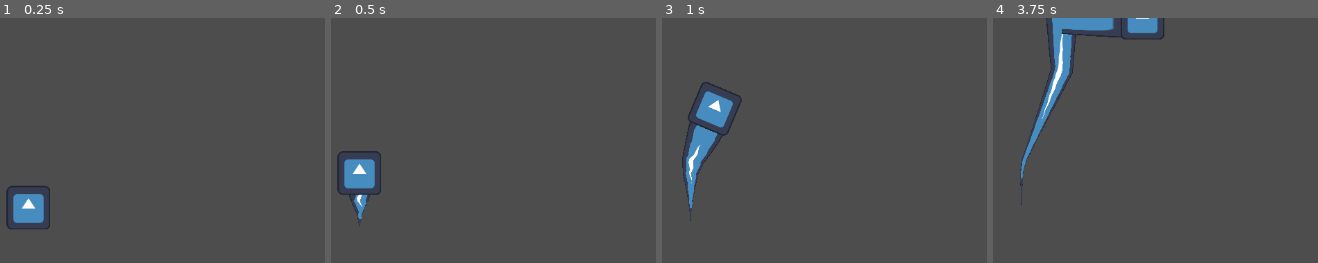
Above: before the commit, frames 1-4 (left to right).
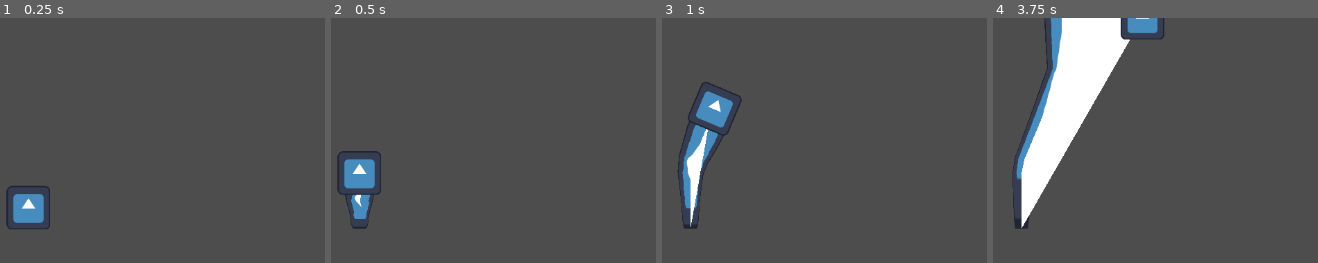
Above: after the commit, the same moments.

Repository: tylercchase/gmtk-2025
Game: Godot game, scene res://src/main.tscn
Two runs of this game, one before a commit and one after it. Both use one fixed random seed, a clock stepped at 60 frames per second and the inputs below. The engine's default icon, where the game draws it, is replaced by a stand-in: a white triangle on a blue panel in a dark square.
Inputs:
- Up to frame 1 (0.25 s): no input
- Up to frame 2 (0.5 s): no input
- Up to frame 3 (1 s): hold D (move_right) from 0.53 s (still down)
- Up to frame 4 (3.75 s): release D (move_right) at 1.28 s; hold A (move_left) 1.28-2.03 s; tap Enter at 2 s; hold D (move_right) 2.03-3.53 s; hold A (move_left) from 3.53 s (still down)

Frame 1 is identical in both runs. In frame 2, 0.4% of the frame differs, in the area x 4-14%, y 71-87%; in frame 3, 1.8%; in frame 4, 12%, in the area x 6-43%, y 0-87%.

Commit message:
feat: show area of snake

Diff:
--- a/src/segments/segment_manager.gd
+++ b/src/segments/segment_manager.gd
@@ -3,7 +3,9 @@
 @export var player_node: Player
 
 @export var trail_line: Line2D
-
+@export var collision_shape: CollisionPolygon2D
+@export var test_polygon_node: Polygon2D
+@export var test_polygon_node_2: Polygon2D
 var number_of_segments = 50
 
 var past_locations = []
@@ -22,8 +24,29 @@
 	trail_line.add_point(player_node.global_position)
 	if len(trail_line.points) > number_of_segments:
 		trail_line.remove_point(0)
-	check_closed_loops()
+	if len(trail_line.points) > 0:
+		check_closed_loops()
 
 func check_closed_loops():
+	# var test2 = Geometry2D.triangulate_polygon(trail_line.points)
+	# test_polygon_node.polygon = test2
 
-	pass
+	# var res = Geometry2D.triangulate_delaunay(trail_line.points)
+	var res = Geometry2D.triangulate_polygon(trail_line.points)
+	# var res = Geometry.triangulate_polygon($Other/Shape.polygon)
+	test_polygon_node.set_polygon(PackedVector2Array())
+	var test_array = PackedVector2Array()
+	for i in range(0, res.size(), 3):
+		# poly.color = Color(rand_range(0, 1), rand_range(0, 1), rand_range(0, 1))
+
+		# Result are indexes from the original polygon points
+		test_array.append_array(PackedVector2Array([res[i], res[i+1]]))
+	test_polygon_node.set_polygon(trail_line.points)# = vec_array
+
+	# 	var arr_mesh = ArrayMesh.new()
+	# 	var arrays = []
+	# 	arrays.resize(Mesh.ARRAY_MAX)
+	# 	arrays[Mesh.ARRAY_VERTEX] = vec_array
+	# 	arr_mesh.add_surface_from_arrays(Mesh.PRIMITIVE_TRIANGLES, arrays)
+	# 	test_mesh.mesh = arr_mesh
+	# pass
--- a/src/segments/segment_manager.tscn
+++ b/src/segments/segment_manager.tscn
@@ -1,17 +1,24 @@
-[gd_scene load_steps=5 format=3 uid="uid://6ppqphm8w01t"]
+[gd_scene load_steps=7 format=3 uid="uid://6ppqphm8w01t"]
 
 [ext_resource type="Script" uid="uid://bk1uk53qxpegm" path="res://src/segments/segment_manager.gd" id="1_f8jwr"]
 [ext_resource type="PackedScene" uid="uid://p8n7ha1b8gv7" path="res://src/segments/player_segment.tscn" id="2_i10sa"]
 [ext_resource type="Texture2D" uid="uid://ofhq8wn1748o" path="res://icon.svg" id="3_i10sa"]
 
 [sub_resource type="Curve" id="Curve_i10sa"]
-_data = [Vector2(0, 0), 0.0, 0.0, 0, 0, Vector2(1, 1), 0.0, 0.0, 0, 0]
+_data = [Vector2(0, 0.390909), 0.0, 0.0, 0, 0, Vector2(1, 1), 0.0, 0.0, 0, 0]
 point_count = 2
 
-[node name="SegmentManager" type="Node2D" node_paths=PackedStringArray("trail_line")]
+[sub_resource type="SegmentShape2D" id="SegmentShape2D_i10sa"]
+
+[sub_resource type="ArrayMesh" id="ArrayMesh_i10sa"]
+
+[node name="SegmentManager" type="Node2D" node_paths=PackedStringArray("trail_line", "collision_shape", "test_polygon_node", "test_polygon_node_2")]
 script = ExtResource("1_f8jwr")
 segment_scene = ExtResource("2_i10sa")
 trail_line = NodePath("Line2D")
+collision_shape = NodePath("StaticBody2D/CollisionShape2D")
+test_polygon_node = NodePath("Polygon2D")
+test_polygon_node_2 = NodePath("ResultPolygon2D")
 
 [node name="Line2D" type="Line2D" parent="."]
 width = 59.7
@@ -19,3 +26,20 @@
 texture = ExtResource("3_i10sa")
 texture_mode = 2
 end_cap_mode = 1
+
+[node name="StaticBody2D" type="StaticBody2D" parent="."]
+
+[node name="CollisionShape2D" type="CollisionShape2D" parent="StaticBody2D"]
+shape = SubResource("SegmentShape2D_i10sa")
+
+[node name="MeshInstance2D" type="MeshInstance2D" parent="."]
+mesh = SubResource("ArrayMesh_i10sa")
+
+[node name="Polygon2D" type="Polygon2D" parent="."]
+polygon = PackedVector2Array(-42, -177, 76, 1, 76, 1, 17, -201)
+
+[node name="ResultPolygon2D" type="Polygon2D" parent="."]
+
+[node name="Other" type="Node2D" parent="."]
+
+[node name="Result" type="Node2D" parent="Other"]
